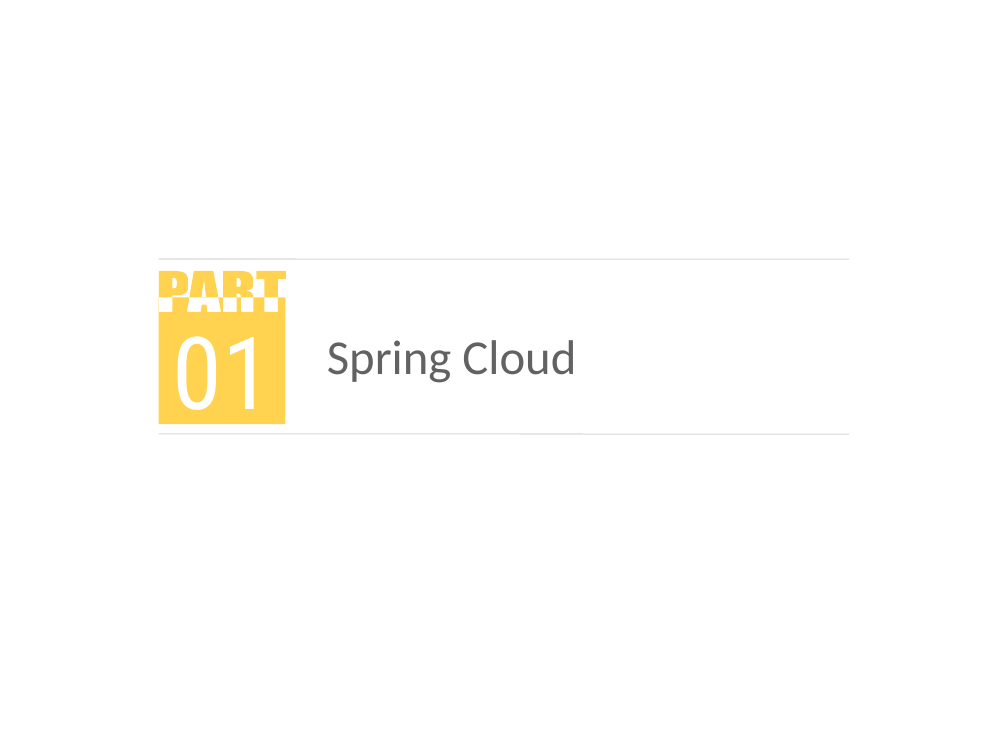
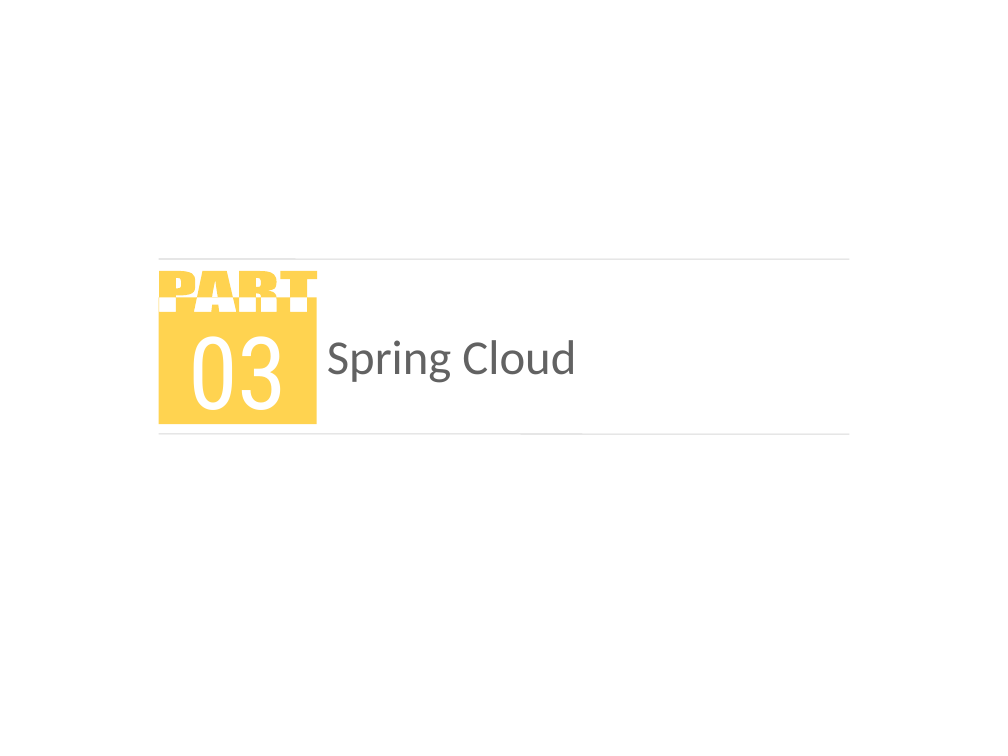
Before and after one commit to Sara-D/Spring, a slide deck: slide 8 of Spring.pptx. Drawn at 1008x756 pixels with LibreOffice and Linux fonts; fonts in the diff are those of the drawing; background and template pictures are left out. Boxes give left, top, right and bottom in pixels: in the first picture for what was removed or moved away, otherwise in the second. Text is boxed around its words. In the diff, an @@ line names an element or a change of style, - is before the commit and + after.

```diff
--- a/Spring.pptx
+++ b/Spring.pptx
@@ freeform shape "03": place and size @@
-freeform shape "03" at bbox=[158, 271, 285, 424]
+freeform shape "03" at bbox=[158, 271, 317, 424]
@@ text in freeform shape at bbox=[188, 336, 287, 433]: text changed @@
-01
+03
```
Also in this commit, not shown: 4 other slides changed, 5 slides added, 3 slides removed.
